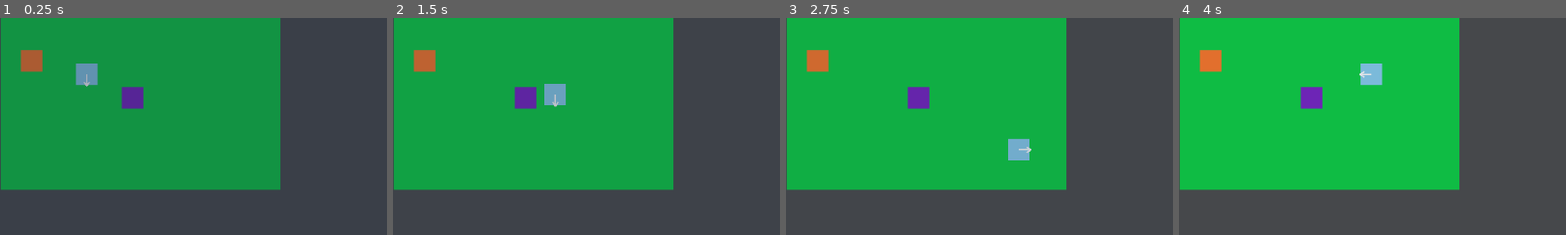
Above: before the commit, frames 1-4 (left to right).
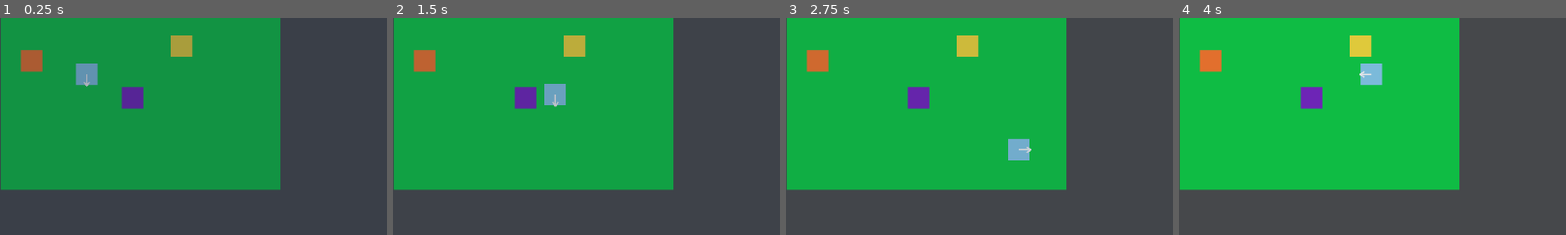
Above: after the commit, the same moments.

Repository: Elias-Fariz/agri-cultured
Game: Godot game, scene res://tscn/Town.tscn
Two runs of this game, one before a commit and one after it. Both use one fixed random seed, a clock stepped at 60 frames per second and the inputs below. This scene is started directly instead of the project's main scene.
Inputs:
- Up to frame 1 (0.25 s): no input
- Up to frame 2 (1.5 s): tap Enter at 0.5 s; hold D (move_right) 0.53-1.28 s; hold E (interact) 0.53-1.28 s; hold S (move_down) from 1.28 s (still down); tap E (interact) at 1.35 s
- Up to frame 3 (2.75 s): release S (move_down) at 2.03 s; hold D (move_right) from 2.03 s (still down); hold P (plant_seed) from 2.03 s (still down); tap E (interact) at 2.3 s
- Up to frame 4 (4 s): release D (move_right) at 2.78 s; release P (plant_seed) at 2.78 s; hold W (move_up) 2.78-3.53 s; tap Space (tool) at 2.85 s; tap E (interact) at 3.05, 3.8 s; hold A (move_left) from 3.53 s (still down); hold Q (tool_next) from 3.53 s (still down)
The pictures show only the part of the screen within x 0-50%, y 0-50%; the shares and areas given below are measured in that part.

The runs differ from the first frame. In frame 1, 0.6% of the frame differs, in the area x 44-50%, y 8-18%; in frame 2, 0.6%; in frame 3, 0.6%; in frame 4, 0.6%.

Commit message:
townboard and quests
added townboard that lets you see, accept, and claim rewards on quests; also spiffied the overlays to use super.show_overlay() and such

Diff:
--- a/scripts/BaseOverlay.gd
+++ b/scripts/BaseOverlay.gd
@@ -6,14 +6,23 @@
 @export var visual_node_path: NodePath
 
 # For always-on UI (HUD), set true.
-# For toggled UI (Inventory, Quest log, Dialogue), set false.
+# For toggled UI (Inventory, Quest board, Dialogue), set false.
 @export var start_visible_in_game: bool = true
+
+# If true, opening this overlay locks gameplay + pauses time.
+# HUD should be false. Inventory/Shipping/QuestBoard should be true.
+@export var is_modal: bool = false
+
+var _is_open: bool = false
 
 func _enter_tree() -> void:
 	_apply_visibility()
 
 func _ready() -> void:
 	_apply_visibility()
+	# Track initial runtime state for toggled overlays / HUD
+	if not Engine.is_editor_hint():
+		_is_open = start_visible_in_game
 
 func _apply_visibility() -> void:
 	var node := get_node_or_null(visual_node_path)
@@ -26,3 +35,45 @@
 		(node as CanvasItem).visible = false
 	else:
 		(node as CanvasItem).visible = start_visible_in_game
+
+# --- Public overlay API ---
+
+func show_overlay() -> void:
+	_set_overlay_visible(true)
+
+func hide_overlay() -> void:
+	_set_overlay_visible(false)
+
+func toggle_overlay() -> void:
+	_set_overlay_visible(not _is_open)
+
+func is_open() -> bool:
+	return _is_open
+
+# --- Internal implementation ---
+
+func _set_overlay_visible(visible: bool) -> void:
+	if Engine.is_editor_hint():
+		return
+
+	# If no visual node configured, we can't do much safely.
+	var node := get_node_or_null(visual_node_path)
+	if node == null or not (node is CanvasItem):
+		return
+
+	# Avoid double work / double lock-unlock
+	if _is_open == visible:
+		(node as CanvasItem).visible = visible
+		return
+
+	_is_open = visible
+	(node as CanvasItem).visible = visible
+
+	# Modal behavior: lock gameplay + pause time while open
+	if is_modal:
+		if visible:
+			GameState.lock_gameplay()
+			TimeManager.pause_time()
+		else:
+			GameState.unlock_gameplay()
+			TimeManager.resume_time()
--- a/scripts/DialogueUI.gd
+++ b/scripts/DialogueUI.gd
@@ -1,4 +1,4 @@
-extends CanvasLayer
+extends BaseOverlay
 
 @onready var box: Panel = $Box
 @onready var name_label: Label = $Box/VBox/NameLabel
@@ -34,25 +34,13 @@
 	text_label.text = _lines[_index]
 	hint_label.text = "E: Next   Esc: Close"
 
-	box.visible = true
-
-	# Optional: lock gameplay while dialogue is open
-	# If you already have a lock system, use it here.
-	# If not, we can add it next.
-	if GameState.has_method("lock_gameplay"):
-		TimeManager.pause_time()
-		GameState.lock_gameplay()
+	super.show_overlay()
 
 func hide_dialogue() -> void:
 	_active = false
 	_lines = []
 	_index = 0
-	box.visible = false
-
-	# Optional: unlock gameplay
-	if GameState.has_method("unlock_gameplay"):
-		TimeManager.resume_time()
-		GameState.unlock_gameplay()
+	super.hide_overlay()
 
 func _unhandled_input(event: InputEvent) -> void:
 	if not _active:
--- a/scripts/Farm.gd
+++ b/scripts/Farm.gd
@@ -214,6 +214,14 @@
 		GameState.inventory_add(drop, 1)
 
 		print(key, " destroyed at ", cell, " -> +1 ", drop)
+		# Report a distinct action based on what was destroyed
+		match key:
+			"tree":
+				GameState.report_action("chop_tree", 1)
+			"rock":
+				GameState.report_action("break_rock", 1)
+			_:
+				GameState.report_action("break_object", 1)
 
 func _try_plant_crop(crop_name: String) -> void:
 	if GameState.is_gameplay_locked():
--- a/scripts/GameState.gd
+++ b/scripts/GameState.gd
@@ -87,6 +87,21 @@
 		return
 	shipping_bin[item_name] = int(shipping_bin.get(item_name, 0)) + qty
 
+func report_item_shipped(item_name: String, qty: int) -> void:
+	for quest_any in active_quests.values():
+		var quest: Dictionary = quest_any
+		if String(quest.get("type", "")) == "ship" and String(quest.get("target", "")) == item_name:
+			quest["progress"] = int(quest.get("progress", 0)) + qty
+			if int(quest["progress"]) >= int(quest.get("amount", 0)):
+				complete_quest(String(quest.get("id", "")))
+
+func report_action(action: String, amount: int = 1) -> void:
+	for quest in active_quests.values():
+		if quest["type"] == action:
+			quest["progress"] += amount
+			if quest["progress"] >= quest["amount"]:
+				complete_quest(quest["id"])
+
 func shipping_remove(item_name: String, qty: int = 1) -> bool:
 	if item_name.is_empty() or qty <= 0:
 		return false
@@ -128,9 +143,19 @@
 	return total
 
 func shipping_payout_and_clear() -> int:
+	# 1) Report shipping for quests FIRST (based on what is actually in the bin overnight)
+	for item_name_any in shipping_bin.keys():
+		var item_name := String(item_name_any)
+		var qty := int(shipping_bin[item_name_any])
+		if qty > 0:
+			report_item_shipped(item_name, qty)
+
+	# 2) Pay out money
 	var payout := shipping_calculate_payout()
 	if payout > 0:
 		MoneySystem.add(payout)
+
+	# 3) Clear the bin
 	shipping_bin.clear()
 	return payout
 
@@ -171,6 +196,13 @@
 
 func mark_talked_today(npc_id: String, current_day: int) -> void:
 	npc_last_talk_day[npc_id] = current_day
+
+# -------------------------
+# QUEST SYSTEM
+# -------------------------
+
+var active_quests: Dictionary = {}    # id -> quest dict
+var completed_quests: Dictionary = {} # id -> quest dict
 
 
 func _ready() -> void:
@@ -245,3 +277,44 @@
 
 func clear_warning() -> void:
 	active_warning = ""
+
+# ----------------------------
+# Quests
+# ----------------------------
+
+func add_quest(quest: Dictionary) -> void:
+	if active_quests.has(quest["id"]):
+		return
+	active_quests[quest["id"]] = quest.duplicate(true)
+	print("Quest accepted: ", quest.get("id", ""))
+
+func complete_quest(quest_id: String) -> void:
+	if not active_quests.has(quest_id):
+		return
+
+	var quest: Dictionary = active_quests[quest_id]
+	quest["completed"] = true
+	active_quests.erase(quest_id)
+	completed_quests[quest_id] = quest
+	print("Quest completed: ", quest_id)
+
+func claim_quest_reward(quest_id: String) -> void:
+	if not completed_quests.has(quest_id):
+		return
+
+	var quest: Dictionary = completed_quests[quest_id]
+	if bool(quest.get("claimed", false)):
+		return
+
+	var reward: Dictionary = Dictionary(quest.get("reward", {}))
+
+	if reward.has("money"):
+		MoneySystem.add(int(reward["money"]))
+
+	if reward.has("items"):
+		var items_reward: Dictionary = Dictionary(reward["items"])
+		for item_name_any in items_reward.keys():
+			var item_name := String(item_name_any)
+			inventory_add(item_name, int(items_reward[item_name]))
+
+	quest["claimed"] = true
--- a/scripts/InventoryUI.gd
+++ b/scripts/InventoryUI.gd
@@ -18,14 +18,10 @@
 		item_list.add_item("%s x%d" % [str(key), count])
 
 func show_ui() -> void:
-	panel.visible = true
-	TimeManager.pause_time()
-	GameState.lock_gameplay()
+	super.show_overlay()
 
 func hide_ui() -> void:
-	panel.visible = false
-	TimeManager.resume_time()
-	GameState.unlock_gameplay()
+	super.hide_overlay()
 
 func toggle_ui() -> void:
 	if panel.visible:
--- /dev/null
+++ b/scripts/QuestBoardUI.gd
@@ -0,0 +1,177 @@
+extends BaseOverlay
+
+@onready var available_list: ItemList = $Panel/Margin/Root/BodyRow/LeftCol/AvailableList
+@onready var accept_button: Button = $Panel/Margin/Root/BodyRow/LeftCol/AcceptButton
+@onready var active_list: ItemList = $Panel/Margin/Root/BodyRow/RightCol/ActiveList
+@onready var close_button: Button = $Panel/Margin/Root/HeaderRow/CloseButton
+@onready var info_label: Label = $Panel/Margin/Root/FooterRow/InfoLabel  # optional but helpful
+@onready var completed_list: ItemList = $Panel/Margin/Root/BodyRow/RightCol/CompletedList
+@onready var claim_button: Button = $Panel/Margin/Root/BodyRow/RightCol/ClaimButton
+
+var available_quests: Array[Dictionary] = []
+var _available_ids: Array[String] = []  # maps list row -> quest id
+var _completed_ids: Array[String] = []
+
+func _ready() -> void:
+	close_button.pressed.connect(hide_overlay)
+	accept_button.pressed.connect(_on_accept_pressed)
+	available_list.item_selected.connect(_on_available_selected)
+	claim_button.pressed.connect(_on_claim_pressed)
+	completed_list.item_selected.connect(_on_completed_selected)
+
+	# Example board postings (templates). Keep these simple for now.
+	available_quests = [
+		{
+			"id": "ship_watermelon",
+			"title": "Fresh Produce Needed",
+			"description": "Ship 1 Watermelon",
+			"type": "ship",
+			"target": "Watermelon",
+			"amount": 1,
+			"progress": 0,
+			"reward": { "money": 100 },
+			"completed": false,
+			"claimed": false,
+		},
+		{
+			"id": "chop_3_trees",
+			"title": "Lumber Request",
+			"description": "Chop down 3 trees",
+			"type": "chop_tree",
+			"amount": 3,
+			"progress": 0,
+			"reward": { "money": 120 },
+			"completed": false,
+			"claimed": false,
+		},
+	]
+	_refresh()
+
+func show_overlay() -> void:
+	super.show_overlay()
+	_refresh()
+
+func hide_overlay() -> void:
+	super.hide_overlay()
+
+func _refresh() -> void:
+	_refresh_available()
+	_refresh_active()
+	_refresh_completed()
+	_update_button_states()
+
+func _refresh_available() -> void:
+	available_list.clear()
+	_available_ids.clear()
+
+	for q in available_quests:
+		var id := String(q.get("id", ""))
+		if id == "":
+			continue
+
+		# Don’t show if already active or already completed (for now)
+		if GameState.active_quests.has(id):
+			continue
+		if GameState.completed_quests.has(id):
+			continue
+
+		_available_ids.append(id)
+		available_list.add_item("%s" % String(q.get("title", "Quest")))
+
+func _refresh_active() -> void:
+	active_list.clear()
+
+	for quest_any in GameState.active_quests.values():
+		var quest: Dictionary = quest_any
+		var title := String(quest.get("title", "Quest"))
+		var progress := int(quest.get("progress", 0))
+		var amount := int(quest.get("amount", 0))
+		active_list.add_item("%s (%d/%d)" % [title, progress, amount])
+
+func _refresh_completed() -> void:
+	completed_list.clear()
+	_completed_ids.clear()
+
+	for id_any in GameState.completed_quests.keys():
+		var quest_id := String(id_any)
+		var quest: Dictionary = GameState.completed_quests[quest_id]
+
+		var title := String(quest.get("title", "Quest"))
+		var claimed := bool(quest.get("claimed", false))
+
+		_completed_ids.append(quest_id)
+
+		if claimed:
+			completed_list.add_item("%s (claimed)" % title)
+		else:
+			completed_list.add_item("%s (READY)" % title)
+
+	# Optional: keep stable order
+	_completed_ids.sort()
+
+func _update_accept_button_state() -> void:
+	accept_button.disabled = available_list.get_selected_items().is_empty()
+
+func _update_button_states() -> void:
+	accept_button.disabled = available_list.get_selected_items().is_empty()
+	claim_button.disabled = completed_list.get_selected_items().is_empty()
+
+func _on_available_selected(_idx: int) -> void:
+	_update_accept_button_state()
+
+func _on_accept_pressed() -> void:
+	var selected := available_list.get_selected_items()
+	if selected.is_empty():
+		if info_label: info_label.text = "Select a quest first."
+		return
+
+	var row := int(selected[0])
+	if row < 0 or row >= _available_ids.size():
+		if info_label: info_label.text = "Selection out of range."
+		return
+
+	var quest_id := _available_ids[row]
+
+	# Find the quest template by id
+	var template: Dictionary = {}
+	for q in available_quests:
+		if String(q.get("id", "")) == quest_id:
+			template = q
+			break
+
+	if template.is_empty():
+		if info_label: info_label.text = "Could not find quest data."
+		return
+
+	# Add to GameState as an active quest
+	GameState.add_quest(template)
+
+	if info_label: info_label.text = "Accepted: %s" % String(template.get("title", "Quest"))
+	_refresh()
+
+func _on_completed_selected(_idx: int) -> void:
+	_update_button_states()
+
+func _on_claim_pressed() -> void:
+	var selected := completed_list.get_selected_items()
+	if selected.is_empty():
+		return
+
+	var row := int(selected[0])
+	if row < 0 or row >= _completed_ids.size():
+		return
+
+	var quest_id := _completed_ids[row]
+
+	# Only claim if not already claimed
+	var quest: Dictionary = GameState.completed_quests.get(quest_id, {})
+	if quest.is_empty():
+		return
+	if bool(quest.get("claimed", false)):
+		if info_label: info_label.text = "Already claimed."
+		return
+
+	GameState.claim_quest_reward(quest_id)
+
+	if info_label: info_label.text = "Reward claimed!"
+	_refresh()
--- a/scripts/ShippingUI.gd
+++ b/scripts/ShippingUI.gd
@@ -35,17 +35,11 @@
 
 func show_overlay() -> void:
 	# If BaseOverlay already has show_overlay(), call super then refresh.
-	panel.visible = true
+	super.show_overlay()
 	_refresh_all()
-	if GameState.has_method("lock_gameplay"):
-		TimeManager.pause_time()
-		GameState.lock_gameplay()
 
 func hide_overlay() -> void:
-	panel.visible = false
-	if GameState.has_method("unlock_gameplay"):
-		TimeManager.resume_time()
-		GameState.unlock_gameplay()
+	super.hide_overlay()
 
 func _refresh_all() -> void:
 	_refresh_inventory_list()
--- /dev/null
+++ b/scripts/TownBoard.gd
@@ -0,0 +1,6 @@
+extends Node2D
+
+func interact() -> void:
+	var ui := get_tree().get_first_node_in_group("quest_board_ui")
+	if ui:
+		ui.show_overlay()
--- a/tscn/Farm.tscn
+++ b/tscn/Farm.tscn
@@ -17,6 +17,7 @@
 [ext_resource type="Script" uid="uid://di7h2a0pu2evb" path="res://scripts/FarmToTown.gd" id="14_u8tsc"]
 [ext_resource type="PackedScene" uid="uid://ded2abuo15uwh" path="res://ui/DialogueUI.tscn" id="15_k5exi"]
 [ext_resource type="PackedScene" uid="uid://8h44y4lood6w" path="res://tscn/SellBox.tscn" id="16_rgi15"]
+[ext_resource type="PackedScene" uid="uid://dk1aaefcs7nwf" path="res://ui/QuestBoardUI.tscn" id="18_kqnqu"]
 
 [sub_resource type="TileSetAtlasSource" id="TileSetAtlasSource_og6c6"]
 texture = ExtResource("3_d13le")
@@ -107,3 +108,5 @@
 
 [node name="SellBox" parent="." instance=ExtResource("16_rgi15")]
 position = Vector2(56, 140)
+
+[node name="QuestBoardUI" parent="." instance=ExtResource("18_kqnqu")]
--- a/tscn/House.tscn
+++ b/tscn/House.tscn
@@ -10,6 +10,7 @@
 [ext_resource type="PackedScene" uid="uid://d1qqa5bygrbsp" path="res://ui/HUD.tscn" id="8_harv6"]
 [ext_resource type="PackedScene" uid="uid://be1wby7b2m0st" path="res://tscn/Bed.tscn" id="9_xjdd2"]
 [ext_resource type="PackedScene" uid="uid://68vtjhtvdbhw" path="res://ui/ShippingUI.tscn" id="9_y3bo4"]
+[ext_resource type="PackedScene" uid="uid://dk1aaefcs7nwf" path="res://ui/QuestBoardUI.tscn" id="11_obga2"]
 
 [sub_resource type="TileSetAtlasSource" id="TileSetAtlasSource_bfwu5"]
 texture = ExtResource("1_4ogyy")
@@ -55,3 +56,5 @@
 
 [node name="Bed" parent="." instance=ExtResource("9_xjdd2")]
 position = Vector2(135, 87)
+
+[node name="QuestBoardUI" parent="." instance=ExtResource("11_obga2")]
--- a/tscn/Town.tscn
+++ b/tscn/Town.tscn
@@ -12,6 +12,8 @@
 [ext_resource type="PackedScene" uid="uid://ded2abuo15uwh" path="res://ui/DialogueUI.tscn" id="9_xf6b5"]
 [ext_resource type="Script" uid="uid://cewvrkc6o3hdl" path="res://scripts/DialogueUI.gd" id="10_ahxm8"]
 [ext_resource type="PackedScene" uid="uid://bfaurdf2mucr2" path="res://tscn/NPC.tscn" id="10_va2fq"]
+[ext_resource type="PackedScene" uid="uid://dk1aaefcs7nwf" path="res://ui/QuestBoardUI.tscn" id="12_15yes"]
+[ext_resource type="PackedScene" uid="uid://b0fhots3ucty8" path="res://tscn/TownBoard.tscn" id="14_j34sm"]
 
 [sub_resource type="RectangleShape2D" id="RectangleShape2D_ib40g"]
 
@@ -52,6 +54,11 @@
 [node name="DialogueUI" parent="." groups=["dialogue_ui"] instance=ExtResource("9_xf6b5")]
 script = ExtResource("10_ahxm8")
 
+[node name="QuestBoardUI" parent="." instance=ExtResource("12_15yes")]
+
 [node name="NPC" parent="." instance=ExtResource("10_va2fq")]
 position = Vector2(197, 119)
 npc_id = "npc_alex"
+
+[node name="TownBoard" parent="." instance=ExtResource("14_j34sm")]
+position = Vector2(270, 42)
--- /dev/null
+++ b/tscn/TownBoard.tscn
@@ -0,0 +1,17 @@
+[gd_scene load_steps=4 format=3 uid="uid://b0fhots3ucty8"]
+
+[ext_resource type="Script" uid="uid://bpo4hit7135jm" path="res://scripts/TownBoard.gd" id="1_imy6r"]
+[ext_resource type="Texture2D" uid="uid://nan0sddf00hl" path="res://art/chest.png" id="2_jdkqa"]
+
+[sub_resource type="RectangleShape2D" id="RectangleShape2D_6qt7u"]
+size = Vector2(32, 32)
+
+[node name="TownBoard" type="Area2D"]
+script = ExtResource("1_imy6r")
+
+[node name="Sprite2D" type="Sprite2D" parent="."]
+texture = ExtResource("2_jdkqa")
+
+[node name="CollisionShape2D" type="CollisionShape2D" parent="."]
+light_mask = 4
+shape = SubResource("RectangleShape2D_6qt7u")
--- a/ui/DialogueUI.tscn
+++ b/ui/DialogueUI.tscn
@@ -1,6 +1,12 @@
-[gd_scene format=3 uid="uid://ded2abuo15uwh"]
+[gd_scene load_steps=2 format=3 uid="uid://ded2abuo15uwh"]
+
+[ext_resource type="Script" uid="uid://cewvrkc6o3hdl" path="res://scripts/DialogueUI.gd" id="1_vvl2g"]
 
 [node name="DialogueUI" type="CanvasLayer"]
+script = ExtResource("1_vvl2g")
+visual_node_path = NodePath("Box")
+start_visible_in_game = false
+is_modal = true
 
 [node name="Box" type="Panel" parent="."]
 visible = false
--- a/ui/InventoryUI.tscn
+++ b/ui/InventoryUI.tscn
@@ -6,6 +6,7 @@
 script = ExtResource("1_w7o80")
 visual_node_path = NodePath("Panel")
 start_visible_in_game = false
+is_modal = true
 
 [node name="Panel" type="Panel" parent="."]
 visible = false
--- /dev/null
+++ b/ui/QuestBoardUI.tscn
@@ -0,0 +1,87 @@
+[gd_scene load_steps=2 format=3 uid="uid://dk1aaefcs7nwf"]
+
+[ext_resource type="Script" uid="uid://bffujw74gm8fr" path="res://scripts/QuestBoardUI.gd" id="1_ralkd"]
+
+[node name="QuestBoardUI" type="CanvasLayer" groups=["quest_board_ui"]]
+script = ExtResource("1_ralkd")
+visual_node_path = NodePath("Panel")
+start_visible_in_game = false
+is_modal = true
+
+[node name="Panel" type="PanelContainer" parent="."]
+visible = false
+anchors_preset = 15
+anchor_right = 1.0
+anchor_bottom = 1.0
+grow_horizontal = 2
+grow_vertical = 2
+
+[node name="Margin" type="MarginContainer" parent="Panel"]
+layout_mode = 2
+
+[node name="Root" type="VBoxContainer" parent="Panel/Margin"]
+layout_mode = 2
+
+[node name="HeaderRow" type="HBoxContainer" parent="Panel/Margin/Root"]
+layout_mode = 2
+
+[node name="TitleLabel" type="Label" parent="Panel/Margin/Root/HeaderRow"]
+layout_mode = 2
+text = "TownBoard"
+
+[node name="CloseButton" type="Button" parent="Panel/Margin/Root/HeaderRow"]
+layout_mode = 2
+text = "Close"
+
+[node name="BodyRow" type="HBoxContainer" parent="Panel/Margin/Root"]
+layout_mode = 2
+
+[node name="LeftCol" type="VBoxContainer" parent="Panel/Margin/Root/BodyRow"]
+layout_mode = 2
+size_flags_horizontal = 3
+
+[node name="AvailableLabel" type="Label" parent="Panel/Margin/Root/BodyRow/LeftCol"]
+layout_mode = 2
+text = "Available"
+
+[node name="AvailableList" type="ItemList" parent="Panel/Margin/Root/BodyRow/LeftCol"]
+custom_minimum_size = Vector2(0, 200)
+layout_mode = 2
+size_flags_vertical = 3
+
+[node name="AcceptButton" type="Button" parent="Panel/Margin/Root/BodyRow/LeftCol"]
+layout_mode = 2
+text = "Accept"
+
+[node name="RightCol" type="VBoxContainer" parent="Panel/Margin/Root/BodyRow"]
+layout_mode = 2
+size_flags_horizontal = 3
+
+[node name="ActiveLabel" type="Label" parent="Panel/Margin/Root/BodyRow/RightCol"]
+layout_mode = 2
+text = "Active"
+
+[node name="ActiveList" type="ItemList" parent="Panel/Margin/Root/BodyRow/RightCol"]
+custom_minimum_size = Vector2(0, 200)
+layout_mode = 2
+size_flags_vertical = 3
+
+[node name="CompletedLabel" type="Label" parent="Panel/Margin/Root/BodyRow/RightCol"]
+layout_mode = 2
+text = "Completed"
+
+[node name="CompletedList" type="ItemList" parent="Panel/Margin/Root/BodyRow/RightCol"]
+custom_minimum_size = Vector2(0, 200)
+layout_mode = 2
+size_flags_vertical = 3
+
+[node name="ClaimButton" type="Button" parent="Panel/Margin/Root/BodyRow/RightCol"]
+layout_mode = 2
+text = "Claim Reward"
+
+[node name="FooterRow" type="HBoxContainer" parent="Panel/Margin/Root"]
+layout_mode = 2
+
+[node name="InfoLabel" type="Label" parent="Panel/Margin/Root/FooterRow"]
+layout_mode = 2
+text = "Select a quest to accept."
--- a/ui/ShippingUI.tscn
+++ b/ui/ShippingUI.tscn
@@ -4,6 +4,9 @@
 
 [node name="ShippingUI" type="CanvasLayer" groups=["shipping_ui"]]
 script = ExtResource("1_7lwr7")
+visual_node_path = NodePath("Panel")
+start_visible_in_game = false
+is_modal = true
 
 [node name="Panel" type="PanelContainer" parent="."]
 visible = false
Not shown, changed: requirements.txt
Not shown, added: scripts/QuestBoardUI.gd.uid
Not shown, added: scripts/TownBoard.gd.uid
Not shown: 1 places in tscn/Farm.tscn that only renumber resources
Not shown: 1 places in tscn/House.tscn that only renumber resources
Not shown: 1 places in tscn/Town.tscn that only renumber resources
